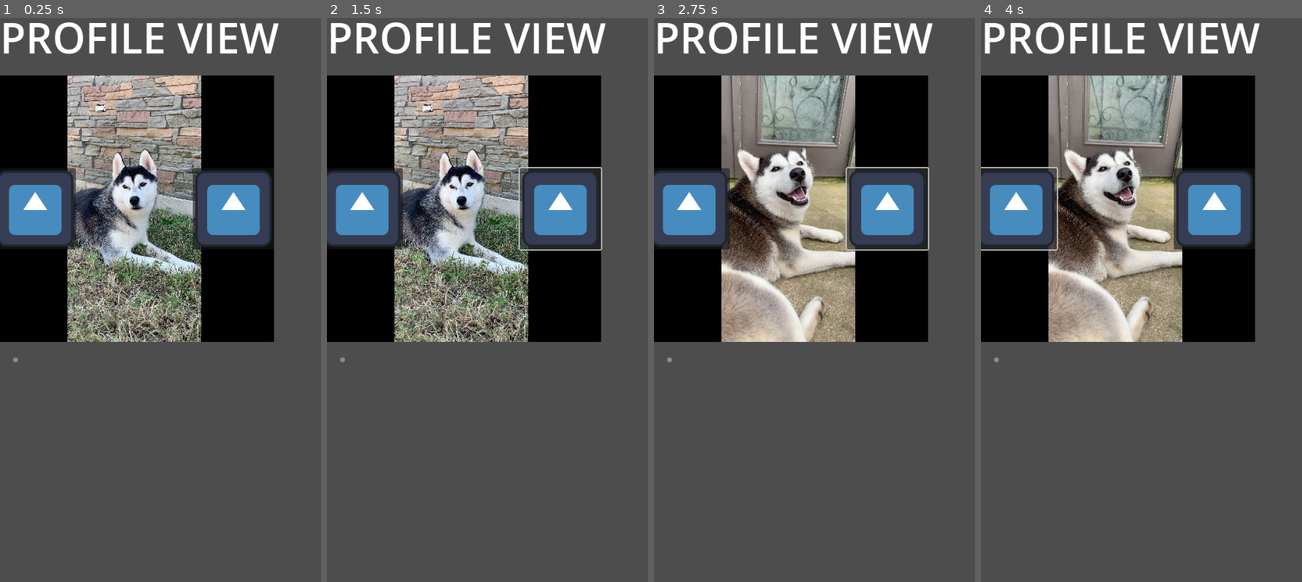
Above: before the commit, frames 1-4 (left to right).
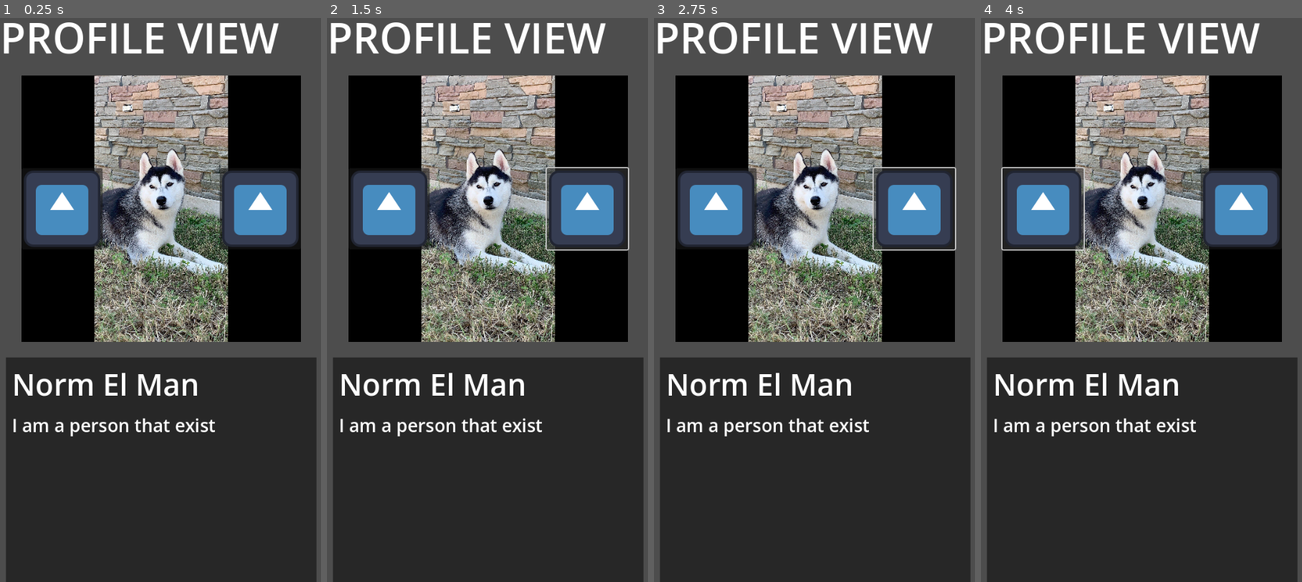
Above: after the commit, the same moments.

Repository: Wyatt5150/Dog-Tinder-Codestuff
Game: Godot game, scene res://Scenes/ProfileView.tscn
Same seed, same stepped clock (60 frames per second), same inputs: the game is played once before the commit and once after it. The project has no main scene, so this scene is started directly. The engine's default icon, where the game draws it, is replaced by a stand-in: a white triangle on a blue panel in a dark square.
Inputs (mouse positions are in pixels of both pictures, inside the frame that each line leads up to; where the layout moved, square brackets give the same spot in the first picture):
- Up to frame 1 (0.25 s): no input
- Up to frame 2 (1.5 s): click (387, 209) [362, 209] at 0.5 s; click (587, 209) [561, 209] at 1.25 s
- Up to frame 3 (2.75 s): click (914, 209) [888, 209] at 2 s
- Up to frame 4 (4 s): click (1041, 209) [1016, 209] at 2.75 s; click (1041, 209) [1016, 209] at 3.5 s

The runs differ from the first frame. In frame 1, 66% of the frame differs, in the area x 0-99%, y 10-100%; in frame 2, 66%; in frame 3, 67%; in frame 4, 67%.

Commit message:
ProfileView scene is mostly functional for a user, does not provide dog profile viewing yet

Diff:
--- /dev/null
+++ b/Datez4Dogz/Scenes/ProfileButton.tscn
@@ -0,0 +1,30 @@
+[gd_scene load_steps=3 format=3 uid="uid://c1ml36s2gilgm"]
+
+[ext_resource type="Texture2D" uid="uid://bxkaot5v6hvvm" path="res://Sprites/Icons/Accept.png" id="1_yovy5"]
+[ext_resource type="Texture2D" uid="uid://dfaqnu57p8s40" path="res://Sprites/DogPics/husky2-1.jpg" id="2_5k8b0"]
+
+[node name="ProfileButton" type="Button"]
+clip_children = 1
+offset_left = -83.0
+offset_top = -84.0
+offset_right = 86.0
+offset_bottom = 85.0
+icon = ExtResource("1_yovy5")
+flat = true
+
+[node name="Image" type="TextureRect" parent="."]
+layout_mode = 1
+anchors_preset = 8
+anchor_left = 0.5
+anchor_top = 0.5
+anchor_right = 0.5
+anchor_bottom = 0.5
+offset_left = -211.5
+offset_top = -231.0
+offset_right = 211.5
+offset_bottom = 231.0
+grow_horizontal = 2
+grow_vertical = 2
+texture = ExtResource("2_5k8b0")
+expand_mode = 1
+stretch_mode = 5
--- a/Datez4Dogz/Scenes/ProfileView.tscn
+++ b/Datez4Dogz/Scenes/ProfileView.tscn
@@ -1,14 +1,18 @@
-[gd_scene load_steps=7 format=3 uid="uid://b5pgeiq6wwn7x"]
+[gd_scene load_steps=9 format=3 uid="uid://b5pgeiq6wwn7x"]
 
 [ext_resource type="Script" path="res://Scripts/profile_view.gd" id="1_0g7d7"]
 [ext_resource type="Theme" uid="uid://de8v2cdqc8x16" path="res://Themes/BigHeaderTheme.tres" id="1_h8h0o"]
+[ext_resource type="PackedScene" uid="uid://c1ml36s2gilgm" path="res://Scenes/ProfileButton.tscn" id="2_08yxv"]
 [ext_resource type="Texture2D" uid="uid://dfaqnu57p8s40" path="res://Sprites/DogPics/husky2-1.jpg" id="3_5hx3t"]
 [ext_resource type="Texture2D" uid="uid://t0cc7i4fsvh1" path="res://icon.svg" id="4_htdu4"]
 [ext_resource type="Theme" uid="uid://brtq38ympa1w8" path="res://Themes/SmallHeaderTheme.tres" id="5_o150v"]
 [ext_resource type="Theme" uid="uid://6hdp0kr0obht" path="res://Themes/BodyTheme.tres" id="6_ee2mv"]
 
+[sub_resource type="StyleBoxEmpty" id="StyleBoxEmpty_uqcmo"]
+
 [node name="ProfileView" type="Node2D"]
 script = ExtResource("1_0g7d7")
+profileButton = ExtResource("2_08yxv")
 
 [node name="Label" type="Label" parent="."]
 offset_right = 40.0
@@ -24,6 +28,7 @@
 color = Color(0, 0, 0, 1)
 
 [node name="UserImage" type="TextureRect" parent="UserImageDisplay"]
+layout_mode = 0
 offset_right = 423.0
 offset_bottom = 462.0
 texture = ExtResource("3_5hx3t")
@@ -31,6 +36,7 @@
 stretch_mode = 5
 
 [node name="Prev" type="Button" parent="UserImageDisplay"]
+layout_mode = 0
 offset_left = -27.0
 offset_top = 168.0
 offset_right = 109.0
@@ -38,28 +44,63 @@
 icon = ExtResource("4_htdu4")
 
 [node name="Next" type="Button" parent="UserImageDisplay"]
+layout_mode = 0
 offset_left = 434.0
 offset_top = 159.0
 offset_right = 570.0
 offset_bottom = 295.0
 icon = ExtResource("4_htdu4")
 
-[node name="About" type="ScrollContainer" parent="."]
+[node name="About" type="ColorRect" parent="."]
 offset_left = 22.0
 offset_top = 584.0
-offset_right = 30.0
-offset_bottom = 592.0
+offset_right = 575.0
+offset_bottom = 1668.0
+color = Color(0.154733, 0.154733, 0.154733, 1)
 
-[node name="VBoxContainer" type="VBoxContainer" parent="About"]
-layout_mode = 2
+[node name="Container" type="Control" parent="About"]
+layout_mode = 1
+anchors_preset = 8
+anchor_left = 0.5
+anchor_top = 0.5
+anchor_right = 0.5
+anchor_bottom = 0.5
+offset_left = -250.0
+offset_top = -500.0
+offset_right = 250.0
+offset_bottom = 500.0
+grow_horizontal = 2
+grow_vertical = 2
 
-[node name="Name" type="Label" parent="About/VBoxContainer"]
-layout_mode = 2
+[node name="Name" type="Label" parent="About/Container"]
+layout_mode = 1
+anchors_preset = 10
+anchor_right = 1.0
+offset_bottom = 69.0
+grow_horizontal = 2
 theme = ExtResource("5_o150v")
+autowrap_mode = 3
 
-[node name="About" type="Label" parent="About/VBoxContainer"]
-layout_mode = 2
+[node name="About" type="Label" parent="About/Container"]
+layout_mode = 1
+anchors_preset = 10
+anchor_right = 1.0
+offset_bottom = 42.0
+grow_horizontal = 2
 theme = ExtResource("6_ee2mv")
+autowrap_mode = 3
 
-[connection signal="button_down" from="UserImageDisplay/Prev" to="." method="change_image" binds= [-1]]
-[connection signal="button_down" from="UserImageDisplay/Next" to="." method="change_image" binds= [1]]
+[node name="Button" type="Button" parent="About"]
+layout_mode = 1
+anchors_preset = 15
+anchor_right = 1.0
+anchor_bottom = 1.0
+grow_horizontal = 2
+grow_vertical = 2
+theme_override_styles/focus = SubResource("StyleBoxEmpty_uqcmo")
+flat = true
+
+[connection signal="button_down" from="UserImageDisplay/Prev" to="." method="change_image"]
+[connection signal="button_up" from="UserImageDisplay/Next" to="." method="change_image"]
+[connection signal="button_down" from="About/Button" to="." method="pressed_about"]
+[connection signal="button_up" from="About/Button" to="." method="released_about"]
--- a/Datez4Dogz/Scripts/profile_view.gd
+++ b/Datez4Dogz/Scripts/profile_view.gd
@@ -1,4 +1,5 @@
 extends Node2D
+@export var profileButton:PackedScene
 var profile: UserProfile
 
 var images:Array
@@ -6,21 +7,32 @@
 
 var buttons
 
-var fireOnce
+var holdingAbout:bool
+var aboutContainer:Control
+var prevY:float
+var aboutVel:float
+var aboutMaxY:float
+var aboutMinY:float
+
+const aboutAcc:float = 700
+const verPadding:float = 10
+const horPadding:float = 10
 
 # Called when the node enters the scene tree for the first time.
 func _ready() -> void:
-	fireOnce = true
-
-	imageIndex = 0
+	holdingAbout = false
+	aboutContainer = $About
+	aboutVel = 0
+	aboutMaxY = 584
+	aboutMinY = 0
 
 	# set up image display stuff
 	var next = $UserImageDisplay/Next
 	var prev = $UserImageDisplay/Prev
 	var backdrop = $UserImageDisplay
 
-	# set up image area
-	backdrop.position.x = get_viewport().size.x/2 - backdrop.size.x/2
+	# set up image
+	backdrop.position.x = get_viewport().get_visible_rect().size.x/2 - backdrop.size.x/2
 	backdrop.get_node("UserImage").size = backdrop.size
 
 	# set buttons to change image
@@ -35,9 +47,29 @@
 	for but in buttons:
 		but.disabled = true
 
+	$About.size.x = get_viewport().get_visible_rect().size.x - horPadding*2
+	$About.position.x = verPadding
+
 	load_profile(Globals.undecided[0])
-	pass # Replace with function body.
+	pass
 
+func _process(delta: float) -> void:
+	if holdingAbout:
+		aboutVel = (get_global_mouse_position().y-prevY)*(1/delta)
+		aboutContainer.position.y += aboutVel*delta
+		prevY = get_global_mouse_position().y
+	else:
+		if aboutContainer.position.y > aboutMaxY:
+			aboutVel = 0
+			aboutContainer.position.y = move_toward(aboutContainer.position.y, aboutMaxY, 1000*delta)
+		elif aboutContainer.position.y < aboutMinY:
+			aboutVel = 0
+			aboutContainer.position.y = move_toward(aboutContainer.position.y, aboutMinY, 1000*delta)
+		# glide
+		elif aboutVel != 0:
+			aboutContainer.position.y += aboutVel*delta
+
+			aboutVel = move_toward(aboutVel, 0, aboutAcc*delta)
 
 func load_profile(userProfile:UserProfile):
 	profile = userProfile
@@ -51,17 +83,55 @@
 	set_profile_image(0)
 
 	# load information
-	var info = $About/VBoxContainer
-	info.get_node("Name").text = profile.username
-	info.get_node("About").text = profile.about
+	var info = $About
+	var container = $About/Container
+
+	var username = container.get_node("Name")
+	username.text = profile.username
+
+	load_profiles()
+
+	var about = container.get_node("About")
+	about.text = profile.about
+	about.position.y = username.position.y + get_label_height(username) + verPadding
+
+	# determine about container size
+	var viewportHeight = get_viewport().get_visible_rect().size.y
+	info.size.y = max(about.position.y + get_label_height(about) + verPadding*2 + 100, viewportHeight - verPadding*2)
+	info.position.y = aboutMaxY
+	aboutMinY = -(info.size.y - viewportHeight) - verPadding
+
+	# set margins
+	container.size = info.size - Vector2(horPadding*2, verPadding*2)
+	container.position = Vector2(horPadding, verPadding)
+
+	# position text
+	about.position.y = username.position.y + get_label_height(username) + verPadding
 
 # Profile Image Display things
 func set_profile_image(index):
 	index += profile.pictures.size()
 	index = index%profile.pictures.size()
 	imageIndex = index
-	$UserImageDisplay/UserImage.texture = images[imageIndex]
+	$UserImageDisplay/UserImage.texture = images[index]
+
+func get_label_height(label:Label):
+	return label.get_line_count()*(label.get_line_height()+label.get_theme_constant("line_spacing"))
 
 func change_image(incr: int) -> void:
 	set_profile_image(imageIndex+incr)
-	pass # Replace with function body.
+	pass
+
+func load_profiles():
+	pass
+
+
+func pressed_about() -> void:
+	prevY = get_global_mouse_position().y
+	holdingAbout = true
+	pass
+
+
+func released_about() -> void:
+	holdingAbout = false
+	pass
